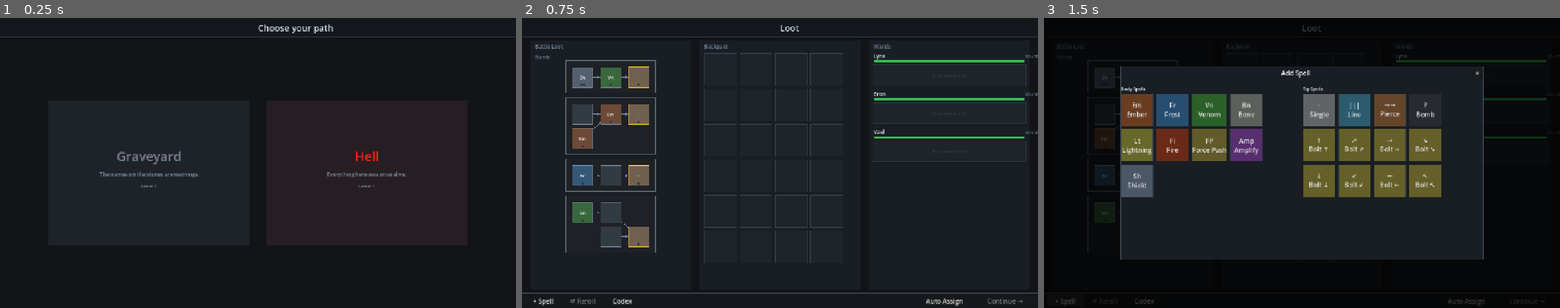
Above: before the commit, frames 1-3 (left to right).
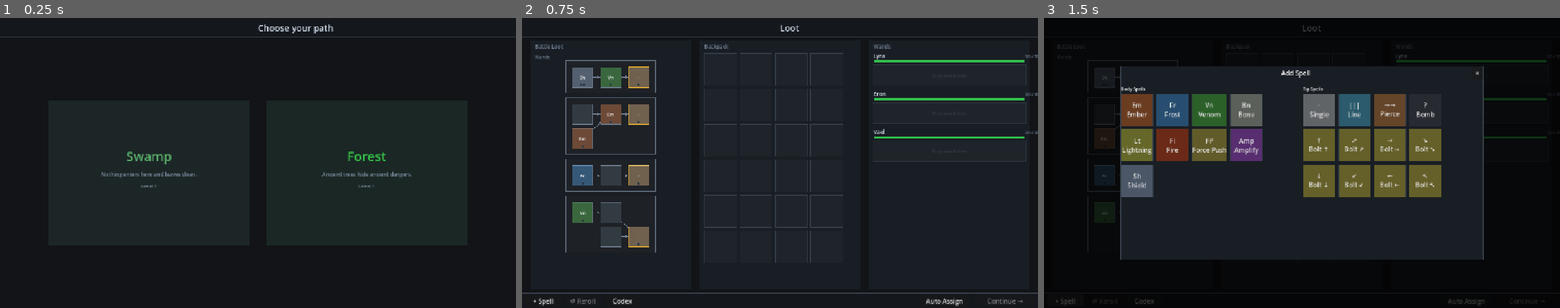
Above: after the commit, the same moments.

Repository: MoYapro/magic-monster-battle
Game: Godot game, scene res://scenes/world/path_selection_screen.tscn
Two runs of this game, one before a commit and one after it. Both use one fixed random seed, a clock stepped at 60 frames per second and the inputs below.
Inputs (mouse positions are in pixels of both pictures, inside the frame that each line leads up to):
- Up to frame 1 (0.25 s): no input
- Up to frame 2 (0.75 s): tap Enter at 0.5 s; move the mouse to (893, 148) at 0.52 s; tap Z at 0.6 s; click (893, 148) at 0.67 s
- Up to frame 3 (1.5 s): click "+ Spell" at 1.25 s

The runs differ from the first frame. In frame 1, 0.7% of the frame differs, in the area x 19-80%, y 45-55%; in frame 2, nothing differs; in frame 3, nothing differs.

Commit message:
lock later biomes

Diff:
--- a/scripts/world/biomes_data.gd
+++ b/scripts/world/biomes_data.gd
@@ -30,6 +30,17 @@
 
 static func by_layer(layer: int) -> Array[BiomeData]:
 	return all().filter(func(b: BiomeData) -> bool: return b.layer == layer)
+
+
+static func unlocked(battle_counts: Dictionary) -> Array[BiomeData]:
+	return all().filter(func(b: BiomeData) -> bool:
+		if b.layer == 1:
+			return true
+		var beaten := func(n: String) -> bool: return battle_counts.get(n, 0) >= 10
+		if b.name == "The Source":
+			return b.unlocked_by.all(beaten)
+		return b.unlocked_by.any(beaten)
+	)
 
 
 static func get_by_name(biome_name: String) -> BiomeData:
--- a/scripts/world/path_selection_screen.gd
+++ b/scripts/world/path_selection_screen.gd
@@ -27,7 +27,7 @@
 
 
 func _pick_choices() -> void:
-	var pool := BiomesData.all()
+	var pool := BiomesData.unlocked(GameState.battle_count_by_biome)
 	pool.shuffle()
 	_choices = [pool[0], pool[1]]
 
